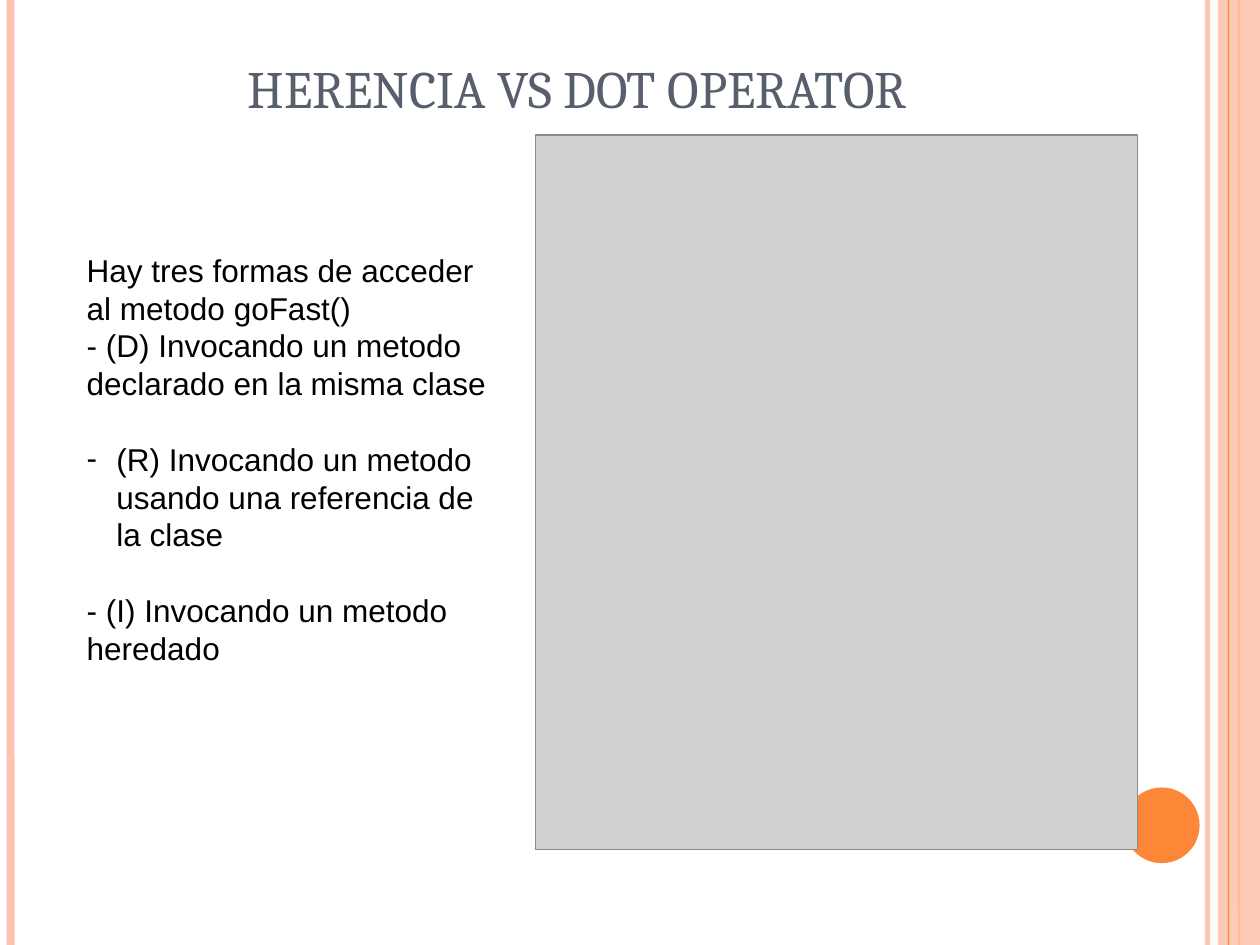
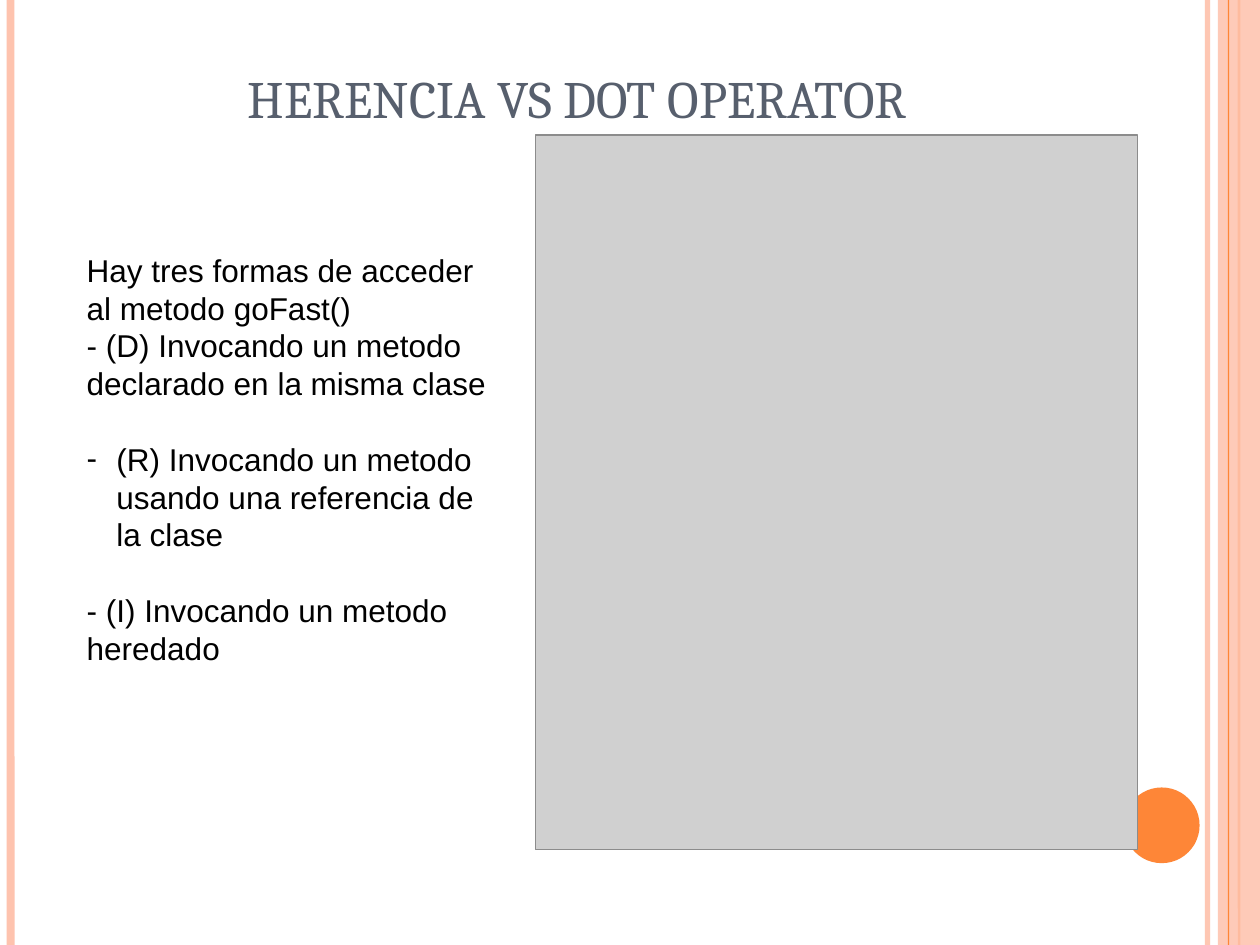
Before and after one commit to alexcaiza/java-clearminds, a slide deck: slide 8 of semanas/Semana1/SCJP-Semana1-Dia2.ppt. Drawn at 1260x945 pixels with LibreOffice and Linux fonts; fonts in the diff are those of the drawing; grey boxes stand for pictures. Boxes give left, top, right and bottom in pixels: in the first picture for what was removed or moved away, otherwise in the second. Text is boxed around its words. In the diff, an @@ line names an element or a change of style, - is before the commit and + after.

```diff
--- a/semanas/Semana1/SCJP-Semana1-Dia2.ppt
+++ b/semanas/Semana1/SCJP-Semana1-Dia2.ppt
@@ title "HERENCIA VS DOT OPERATOR" moved from (x1=248, y1=72, x2=907, y2=109) to (x1=248, y1=82, x2=907, y2=119) @@
```
Also in this commit, not shown: 6 other slides changed, 17 other files.
